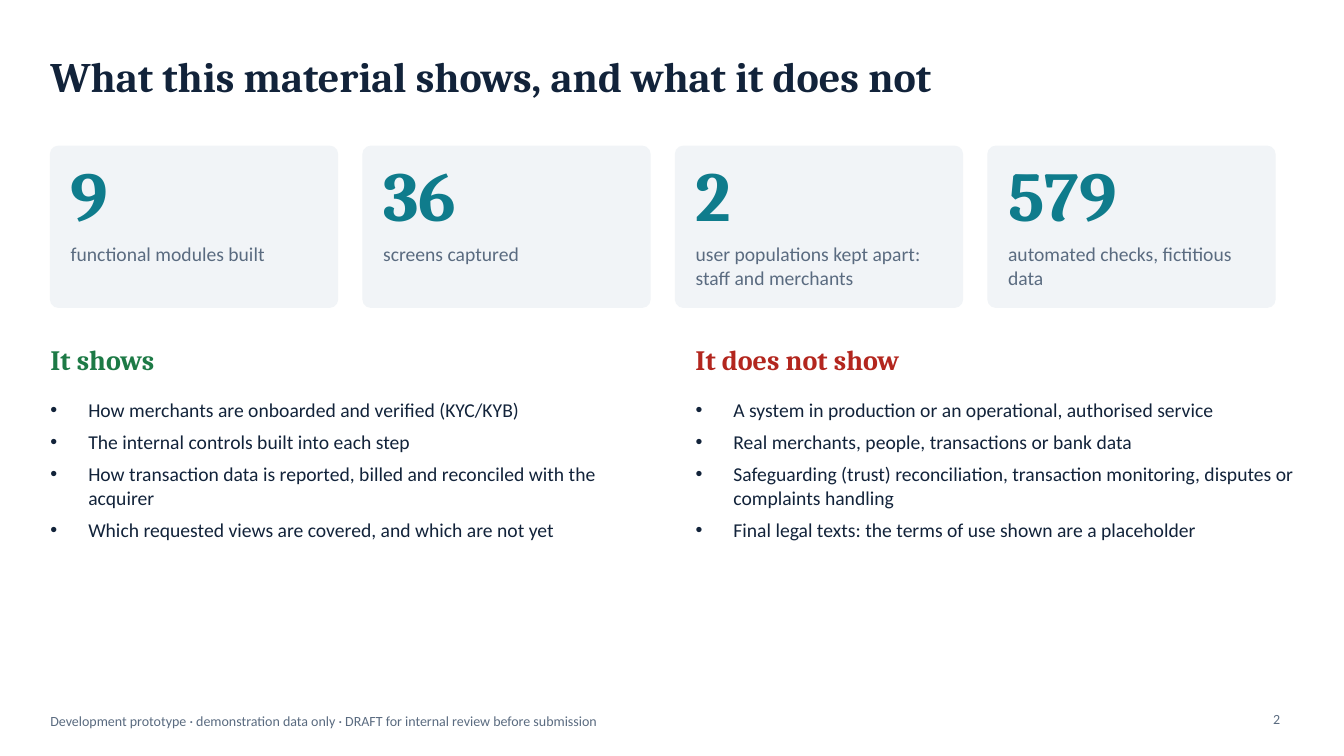
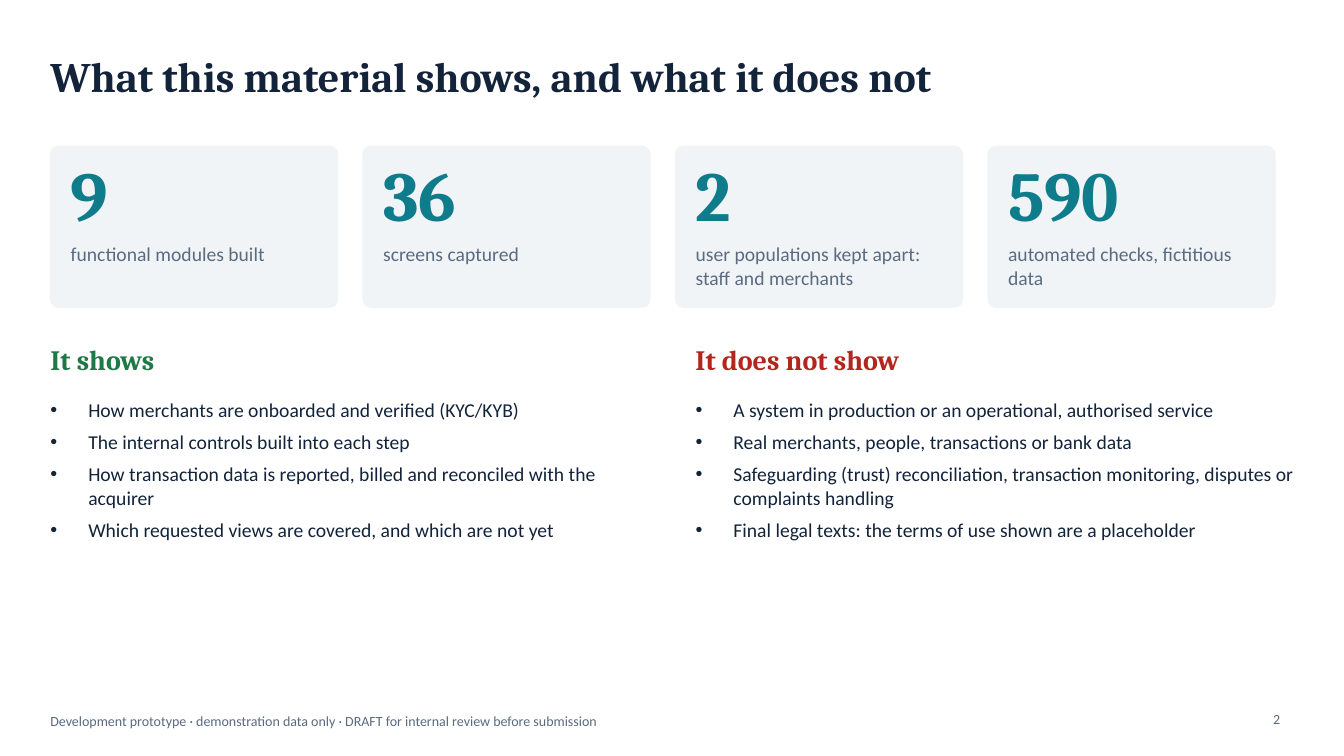
Before and after one commit to fmassonmips/mips-platform, a slide deck: slide 2 of outputs/recap/MIPS-platform-BoM-EN-DRAFT.pptx. Drawn at 1344x756 pixels with LibreOffice and Linux fonts; fonts in the diff are those of the drawing. Boxes give left, top, right and bottom in pixels: in the first picture for what was removed or moved away, otherwise in the second. Text is boxed around its words. In the diff, an @@ line names an element or a change of style, - is before the commit and + after.

```diff
--- a/outputs/recap/MIPS-platform-BoM-EN-DRAFT.pptx
+++ b/outputs/recap/MIPS-platform-BoM-EN-DRAFT.pptx
@@ text at (1008,173,1119,222): text changed @@
-579
+590
```
Also in this commit, not shown: 2 other slides changed.
